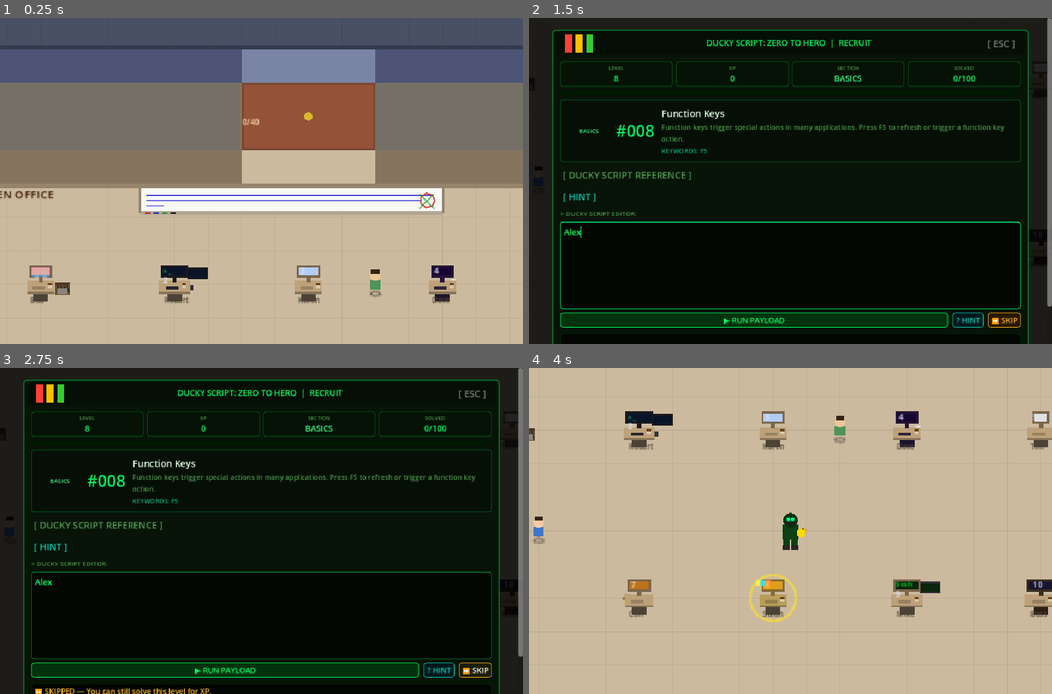
Above: before the commit, frames 1-4 (two rows, left to right).
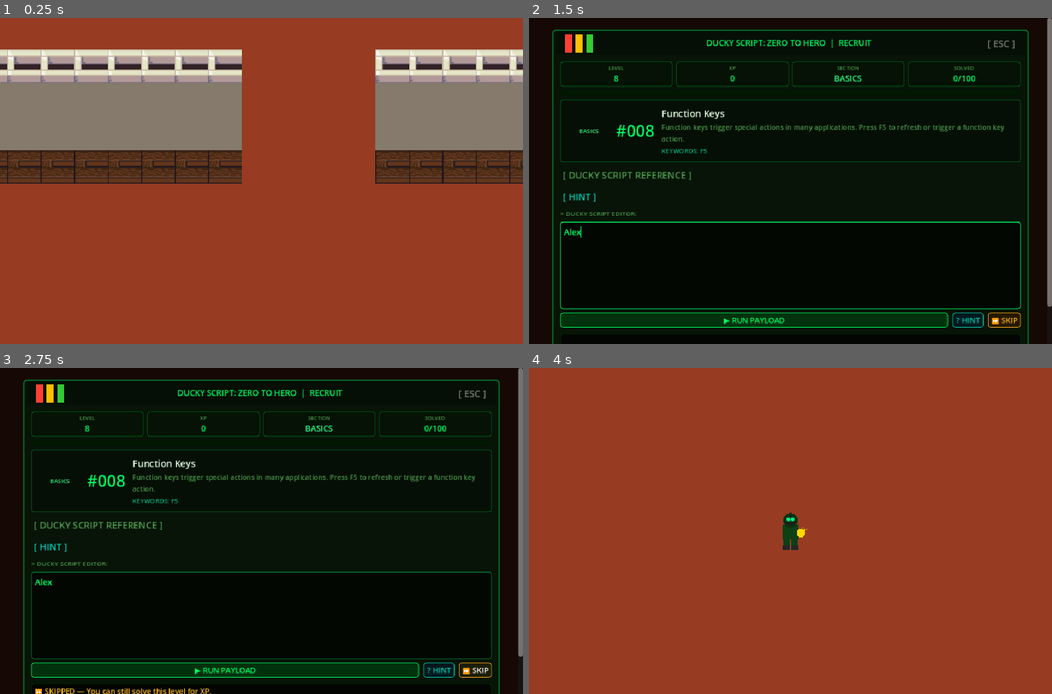
Above: after the commit, the same moments.

Repository: mjra117/project-mantis
Game: Godot game, scene res://Main.tscn
Same seed, same stepped clock (60 frames per second), same inputs: the game is played once before the commit and once after it.
Inputs (mouse positions are in pixels of both pictures, inside the frame that each line leads up to):
- Up to frame 1 (0.25 s): no input
- Up to frame 2 (1.5 s): tap Enter at 0.5 s; hold D (move_right) 0.53-1.25 s; tap E (interact) at 0.6 s; click (790, 265) at 1.27 s; type "Alex" at 1.35 s
- Up to frame 3 (2.75 s): click "⏩ SKIP" at 2 s
- Up to frame 4 (4 s): click "⏩ SKIP" at 2.75 s; click "[ ESC ]" at 3.5 s

The runs differ from the first frame. In frame 1, 80% of the frame differs, in the area x 0-100%, y 0-100%; in frame 2, 0.1%; in frame 3, 0.1%; in frame 4, 100%.

Commit message:
Fix tileset: build TileSet in code and register tiles before painting
TileSetAtlasSource requires explicit tile registration via create_tile()
before set_cell() will render anything. The .tres approach set up the
texture but left no tiles registered, causing all set_cell() calls to
silently no-op. _setup_tileset() now builds the TileSet at runtime and
registers only the specific tiles referenced by FLOOR_TILES/WALL_TILES.

Co-Authored-By: Claude Sonnet 4.6 <noreply@anthropic.com>

Diff:
--- a/scripts/Main.gd
+++ b/scripts/Main.gd
@@ -144,12 +144,14 @@
 	_floor_layer     = get_node_or_null("FloorLayer") as TileMapLayer
 	_walls_layer     = get_node_or_null("WallsLayer") as TileMapLayer
 	_furniture_layer = get_node_or_null("FurnitureLayer") as TileMapLayer
+	_setup_tileset()
 	_paint_tilemap()
 
 	_build_workstation_positions()
 	_build_walls()
 	_build_door_bodies()
 	_build_map_renderer()
+	_map_renderer.visible = false
 	_build_player()
 	_build_interact_ui()
 	_build_mission_ui()
@@ -588,8 +590,36 @@
 			close_npc_dialog()
 			get_viewport().set_input_as_handled()
 
+# ─── TileMap setup ─────────────────────────────────────────────────────────────
+
+func _setup_tileset() -> void:
+	if _floor_layer == null:
+		return
+	var ts := TileSet.new()
+	ts.tile_size = Vector2i(T, T)
+
+	var floor_src := TileSetAtlasSource.new()
+	floor_src.texture = load("res://assets/tilesets/lpc_floors/lpc-floors/floors.png")
+	floor_src.texture_region_size = Vector2i(T, T)
+	for coords: Vector2i in FLOOR_TILES.values():
+		if not floor_src.has_tile(coords):
+			floor_src.create_tile(coords)
+	ts.add_source(floor_src, SRC_FLOOR)
+
+	var wall_src := TileSetAtlasSource.new()
+	wall_src.texture = load("res://assets/tilesets/lpc_walls/lpc-walls/walls.png")
+	wall_src.texture_region_size = Vector2i(T, T)
+	for coords: Vector2i in WALL_TILES.values():
+		if not wall_src.has_tile(coords):
+			wall_src.create_tile(coords)
+	ts.add_source(wall_src, SRC_WALL)
+
+	_floor_layer.tile_set = ts
+	_walls_layer.tile_set = ts
+	if _furniture_layer:
+		_furniture_layer.tile_set = ts
+
 # ─── TileMap painting ──────────────────────────────────────────────────────────
-# Atlas source IDs match office_tileset.tres sources/0 and sources/1
 const SRC_FLOOR := 0   # floors.png — 32 cols × 64 rows, 32×32 px per tile
 const SRC_WALL  := 1   # walls.png  — 64 cols × 96 rows, 32×32 px per tile
 
